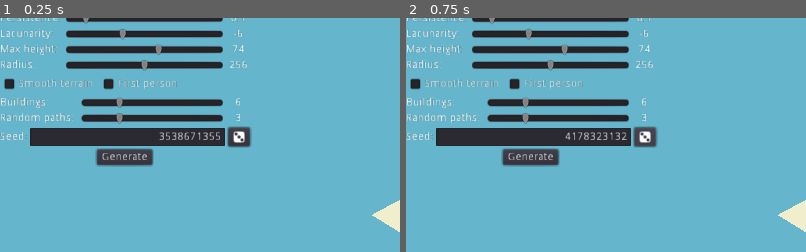
Above: before the commit, frames 1-2 (left to right).
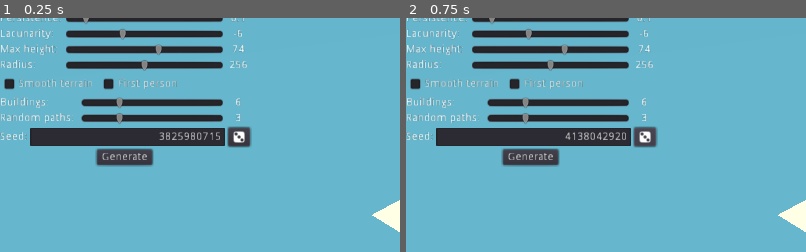
Above: after the commit, the same moments.

Repository: dewolen/PJ21-Island-generator
Game: Godot game, scene res://scenes/Main.tscn
Same seed, same stepped clock (60 frames per second), same inputs: the game is played once before the commit and once after it.
Inputs (mouse positions are % of the whole screen's width and height, from its top left):
- Up to frame 1 (0.25 s): no input
- Up to frame 2 (0.75 s): click (30, 33) at 0.5 s
The pictures show only the part of the screen within x 0-50%, y 8-58%; the shares and areas given below are measured in that part.

The runs differ from the first frame. In frame 1, 0.2% of the frame differs, in the area x 41-54%, y 48-53%; in frame 2, 0.2%.

Commit message:
Change driver to GLES2
Also corrects color definitions to better match the look on the previous driver

Diff:
--- a/godot/project.godot
+++ b/godot/project.godot
@@ -102,4 +102,5 @@
 
 [rendering]
 
+quality/driver/driver_name="GLES2"
 environment/default_environment="res://resources/default_env.tres"
--- a/godot/resources/biome_colors.tres
+++ b/godot/resources/biome_colors.tres
@@ -1,5 +1,5 @@
 [gd_resource type="Gradient" format=2]
 
 [resource]
-offsets = PoolRealArray( 0, 0.495536, 0.638393, 0.683036 )
-colors = PoolColorArray( 0.442793, 0.726563, 0.266785, 1, 0.784314, 1, 0.196078, 1, 0.784314, 1, 0.196078, 1, 0.429688, 0.429688, 0.429688, 1 )
+offsets = PoolRealArray( 0, 0.488636, 0.638393, 0.683036 )
+colors = PoolColorArray( 0.386253, 0.59, 0.2596, 1, 0.666267, 0.8, 0.328, 1, 0.680533, 0.8, 0.352, 1, 0.429688, 0.429688, 0.429688, 1 )
--- a/godot/resources/height_gradient.tres
+++ b/godot/resources/height_gradient.tres
@@ -2,4 +2,4 @@
 
 [resource]
 offsets = PoolRealArray( 0.0547264, 0.079602, 0.558036, 0.598566, 0.831541, 0.863799 )
-colors = PoolColorArray( 0.980392, 0.937255, 0.658824, 1, 1, 1, 1, 0, 0.835294, 0.721569, 0.505882, 0, 0.851563, 0.827394, 0.232849, 1, 0.804688, 0.696145, 0.110016, 1, 0.304688, 0.304688, 0.304688, 1 )
+colors = PoolColorArray( 0.82, 0.791573, 0.6068, 1, 1, 1, 1, 0, 0.835294, 0.721569, 0.505882, 0, 0.7, 0.6846, 0.238, 1, 0.68, 0.59942, 0.1428, 1, 0.304688, 0.304688, 0.304688, 1 )
--- a/godot/scripts/generator_parameters.gd
+++ b/godot/scripts/generator_parameters.gd
@@ -81,6 +81,7 @@
 	is_generating = true
 	main_scene.set_interface_block(true)
 	main_scene.set_player_pause(true)
+	seed(current_seed)
 	GenParams.reset()
 	LandmassGenerator.reset()
 	StructureGenerator.reset()
@@ -171,6 +172,7 @@
 
 
 func randomize_seed() -> void:
+	randomize()
 	self.current_seed = randi()
 
 
--- a/godot/scripts/landmass_generator.gd
+++ b/godot/scripts/landmass_generator.gd
@@ -4,6 +4,7 @@
 
 const VERTEX_COLOR_MATERIAL := preload("res://materials/vertex_color_mat.tres")
 const SAND_MATERIAL := preload("res://materials/sand_mat.tres")
+const PATH_COLOR := Color("#bd9166")
 
 var meshes_container: Spatial
 var biome_colors := preload("res://resources/biome_colors.tres")
@@ -144,7 +145,7 @@
 
 func get_surface_color(value: int) -> Color:
 	if value == 1:
-		return Color.peru
+		return PATH_COLOR
 	return Color.black
 
 
